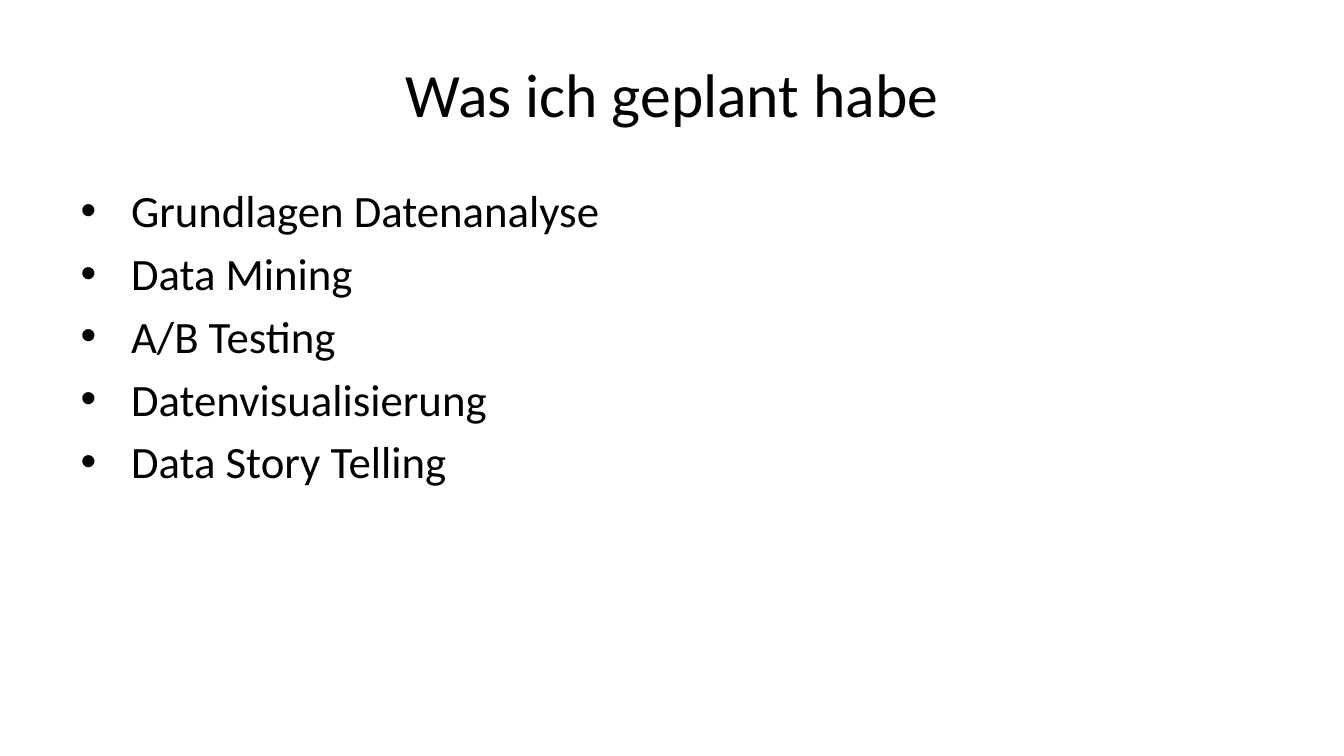
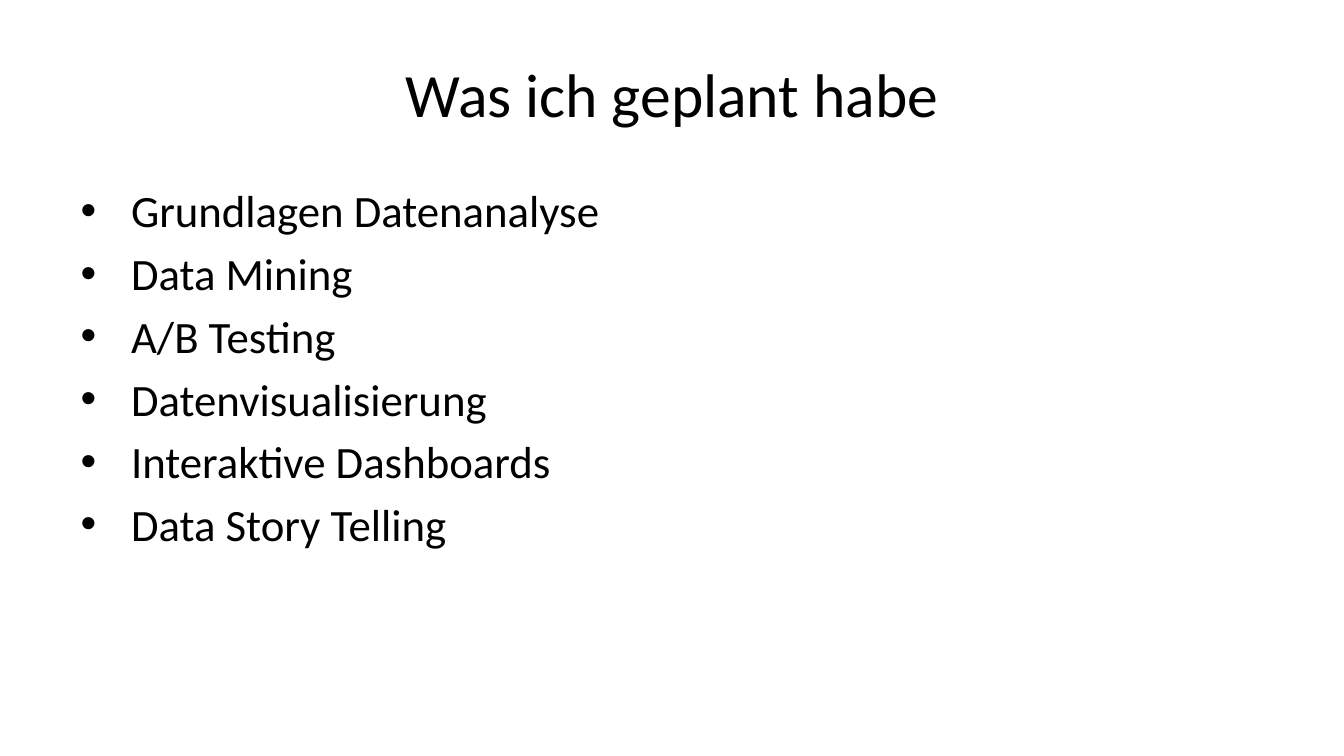
Before and after one commit to daswesen/digitale-inhalte, a slide deck: slide 20 of gdi.pptx. Drawn at 1344x756 pixels with LibreOffice and Linux fonts; fonts in the diff are those of the drawing. Boxes give left, top, right and bottom in pixels: in the first picture for what was removed or moved away, otherwise in the second. Text is boxed around its words. In the diff, an @@ line names an element or a change of style, - is before the commit and + after.

```diff
--- a/gdi.pptx
+++ b/gdi.pptx
@@ text at bbox=[131, 447, 551, 479]: paragraph added @@
+• Interaktive Dashboards
```
Also in this commit, not shown: 1 other slide changed, 1 slide added, 11 slides removed, 1 other file.
